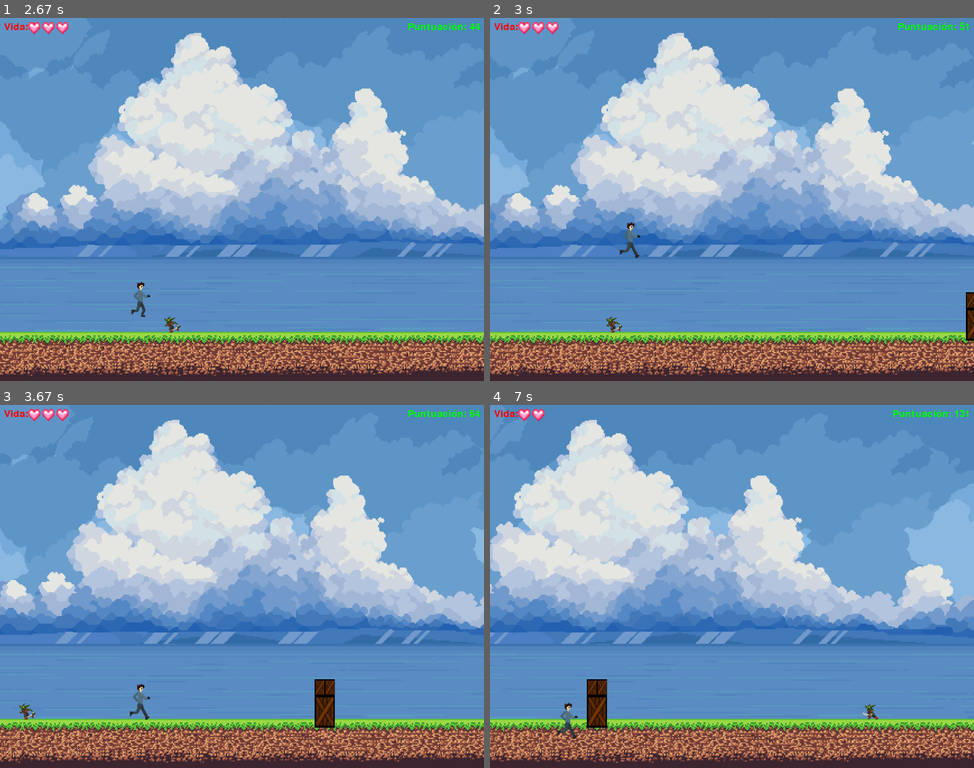
Above: before the commit, frames 1-4 (two rows, left to right).
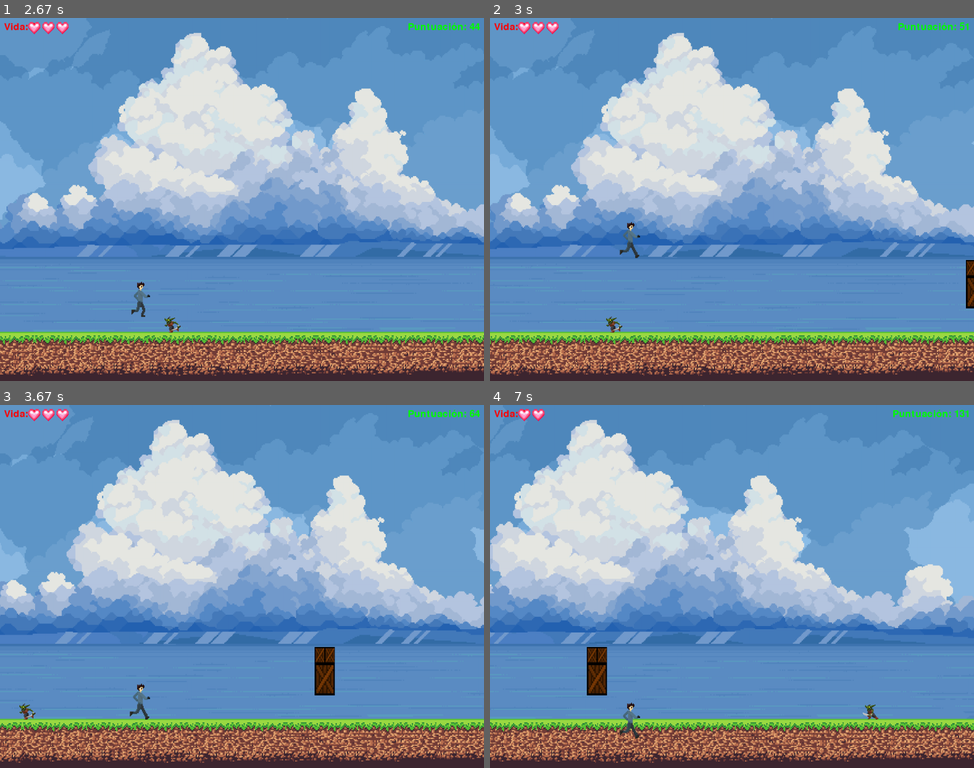
Above: after the commit, the same moments.

Repository: Jol-XD/Corre-Paco-Corre
Game: pygame game, started from proyecto/Juego (test-Joel).py
Two runs of this game, one before a commit and one after it. Both use one fixed random seed, a clock stepped at 60 frames per second and the inputs below.
Inputs (mouse positions are in pixels of both pictures, inside the frame that each line leads up to):
- Up to frame 1 (2.67 s): click (237, 253) at 0.38 s; tap Space at 0.67, 1.07, 1.37, 1.57, 1.9, 2.3 s; hold Up 1-1.47 s; hold Down 1.5-1.8 s; hold Up 1.83-2.2 s; hold Down 2.23-2.6 s; hold Up from 2.63 s (still down)
- Up to frame 2 (3 s): tap Space at 2.7 s; release Up at 2.93 s; hold Down from 2.97 s (still down)
- Up to frame 3 (3.67 s): tap Space at 3.03, 3.37 s; release Down at 3.27 s; hold Up from 3.3 s (still down)
- Up to frame 4 (7 s): release Up at 3.67 s; hold Down 3.7-4.07 s; tap Space at 3.77, 4.17, 4.5, 4.83, 5.23, 5.63, 5.97, 6.3, 6.7 s; hold Up 4.1-4.4 s; hold Down 4.43-4.73 s; hold Up 4.77-5.13 s; hold Down 5.17-5.53 s; hold Up 5.57-5.87 s; hold Down 5.9-6.2 s; hold Up 6.23-6.6 s; hold Down from 6.63 s (still down)

Frame 1 is identical in both runs. In frame 2, 0.3% of the frame differs, in the area x 98-100%, y 66-89%; in frame 3, 0.8%; in frame 4, 1.1%, in the area x 13-31%, y 66-92%.

Commit message:
estructura mortal añadida

Diff:
--- a/proyecto/Juego (test-Joel).py
+++ b/proyecto/Juego (test-Joel).py
@@ -617,14 +617,19 @@
     puntuacion_rect.topright = (screen_width - 10, 10)
     pantalla.blit(puntuacion_texto, puntuacion_rect.topleft)
 
-sprite_caja2 = pygame.image.load("proyecto/sprites/structuras/cajas-a.png").convert_alpha()
+sprite_caja1 = pygame.image.load("proyecto/sprites/structuras/cajas-a.png").convert_alpha()
+sprite_caja2 = pygame.image.load("proyecto/sprites/structuras/cajas-p.png").convert_alpha()
 class Estructura1(pygame.sprite.Sprite):
     def __init__(self, x, width, height, velocity):
         super().__init__()
-        self.image = pygame.image.load("proyecto/sprites/structuras/cajas-a.png").convert_alpha()  # Cambia "ruta_de_tu_textura.jpg" con la ruta de tu textura
-        self.image = pygame.transform.scale(self.image, (width, height))
+        self.image1 = pygame.image.load("proyecto/sprites/structuras/cajas-a.png").convert_alpha()  # Cambia "ruta_de_tu_textura.jpg" con la ruta de tu textura
+        self.image1 = pygame.transform.scale(self.image1, (width, height))
+        self.image2 = pygame.image.load("proyecto/sprites/structuras/cajas-p.png").convert_alpha()  # Cambia "ruta_de_tu_textura.jpg" con la ruta de tu textura
+        self.image2 = pygame.transform.scale(self.image2, (width, height))
+        self.image = self.image1
         self.rect = self.image.get_rect(topleft=(x, 0))
         self.velocity = velocity
+        self.structure_sel = None
 
     def update(self):
         global screen_width
@@ -632,36 +637,46 @@
         self.rect.x -= self.velocity
         if self.rect.right < 0:
             self.rect.x = screen_width + 200
-            stucture_sel = random.randint(1, 2)
-            if stucture_sel == 1:
+            self.structure_sel = random.randint(1, 3)
+            if self.structure_sel == 1:
+                if self.image == self.image2:
+                    self.image = self.image1
                 self.rect.y = screen_height - self.rect.height - 100
-            elif stucture_sel == 2:
+            elif self.structure_sel == 2:
+                if self.image == self.image2:
+                    self.image = self.image1
                 self.rect.y = 720 - self.rect.height
+            elif self.structure_sel == 3:
+                if self.image == self.image1:
+                    self.image = self.image2
+                self.rect.y = screen_height - self.rect.height - 100
             self.velocity += 0.25
 
         pantalla.blit(self.image, self.rect)
 
+estructure = Estructura1(x=100, width=50, height=50, velocity=5)
+
 estructura1 = pygame.sprite.Group()
 
-class Estructura2(pygame.sprite.Sprite):
-    def __init__(self, x, width, height, velocity):
-        super().__init__()
-        self.image = pygame.image.load("proyecto/sprites/structuras/cajas-p.png").convert_alpha()  # Cambia "ruta_de_tu_textura.jpg" con la ruta de tu textura
-        self.image = pygame.transform.scale(self.image, (width, height))
-        self.rect = self.image.get_rect(topleft=(x, 0))
-        self.velocity = velocity
-
-    def update(self):
-        global screen_width
-        screen_width = pantalla.get_width()
-        self.rect.x -= self.velocity
-        if self.rect.right < 0:
-            self.rect.x = screen_width + 200
-            self.rect.y = screen_height - self.rect.height - 100
-
-            self.velocity += 0.25
-
-        pantalla.blit(self.image, self.rect)
+#class Estructura2(pygame.sprite.Sprite):
+#    def __init__(self, x, width, height, velocity):
+#        super().__init__()
+#        self.image = pygame.image.load("proyecto/sprites/structuras/cajas-p.png").convert_alpha()  # Cambia "ruta_de_tu_textura.jpg" con la ruta de tu textura
+#        self.image = pygame.transform.scale(self.image, (width, height))
+#        self.rect = self.image.get_rect(topleft=(x, 0))
+#        self.velocity = velocity
+#
+#    def update(self):
+#        global screen_width
+#        screen_width = pantalla.get_width()
+#        self.rect.x -= self.velocity
+#        if self.rect.right < 0:
+#            self.rect.x = screen_width + 200
+#            self.rect.y = screen_height - self.rect.height - 100
+#
+#            self.velocity += 0.25
+#
+#        pantalla.blit(self.image, self.rect)
 
 
 font = pygame.font.Font(None, 36)
@@ -799,11 +814,7 @@
 
     jugador.update()
     enemigos.update()
-    estructura_selecionada = random.randint(1, 3)
-    if estructura_selecionada == 1 or 2:
-        estructura1.update()
-    elif estructura_selecionada == 3:
-        estructura2.update()
+    estructura1.update()
 
     # Colisiones y lógica del juego
     colisiones_jugador_enemigos = pygame.sprite.spritecollide(jugador, enemigos, False)
@@ -856,7 +867,9 @@
     choque = pygame.sprite.spritecollide(jugador, estructura1, False)
     if choque:
         estructura_colisionada = choque[0]
-        if jugador.rect.right > estructura_colisionada.rect.left:
+        if estructura_colisionada.structure_sel == 3:
+            jugador.vida -= 3
+        elif jugador.rect.right > estructura_colisionada.rect.left:
             jugador.rect.right = estructura_colisionada.rect.left
         elif jugador.rect.left < estructura_colisionada.rect.right:
             jugador.rect.left = estructura_colisionada.rect.right
